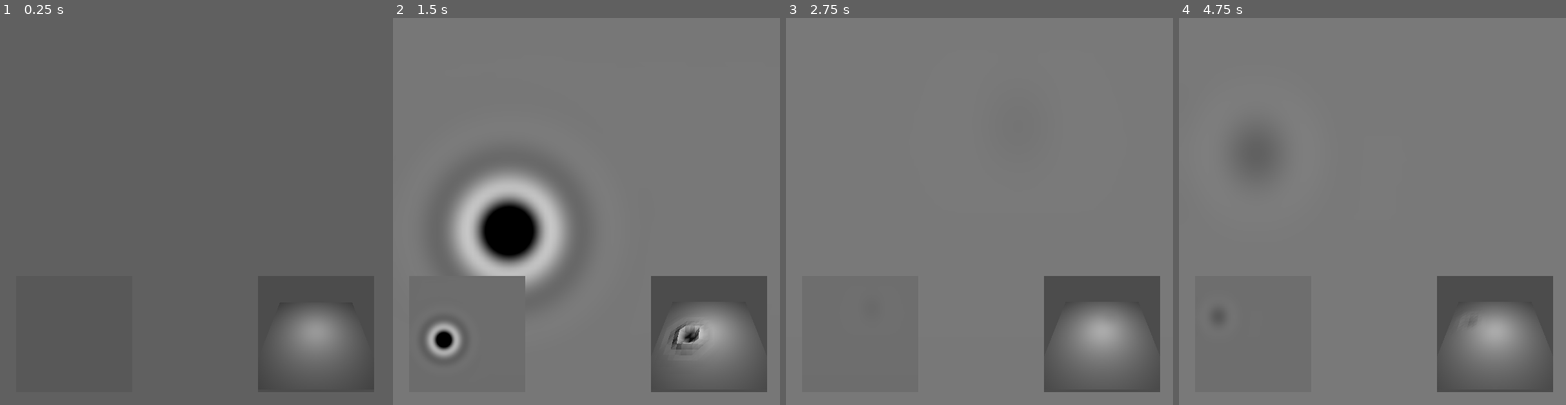
Above: before the commit, frames 1-4 (left to right).
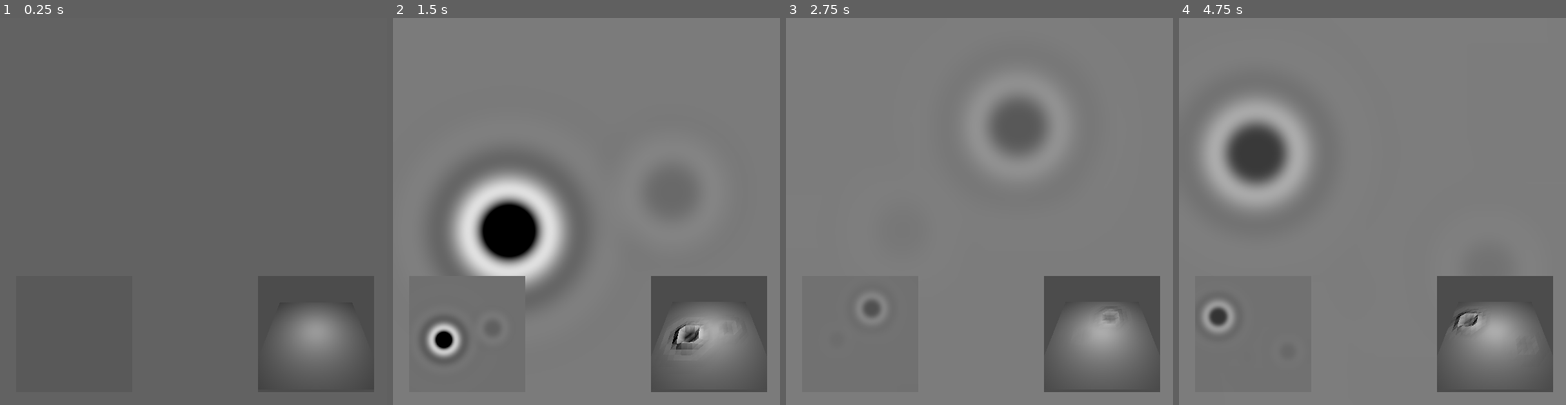
Above: after the commit, the same moments.

Repository: notapixelstudio/simulation-shader
Game: Godot game, scene res://Main.tscn
Same seed, same stepped clock (60 frames per second), same inputs: the game is played once before the commit and once after it.
Inputs (mouse positions are in pixels of both pictures, inside the frame that each line leads up to):
- Up to frame 1 (0.25 s): no input
- Up to frame 2 (1.5 s): tap Enter at 0.5 s; move the mouse to (671, 192) at 0.52 s; click (671, 192) at 0.67 s; move the mouse to (509, 230) at 1.27 s; click (509, 230) at 1.42 s
- Up to frame 3 (2.75 s): move the mouse to (1018, 126) at 2.02 s; click (1018, 126) at 2.17 s
- Up to frame 4 (4.75 s): move the mouse to (1353, 288) at 2.77 s; click (1353, 288) at 2.92 s; move the mouse to (1488, 269) at 3.52 s; click (1488, 269) at 3.67 s; move the mouse to (1256, 153) at 4.27 s; click (1256, 153) at 4.42 s

The runs differ from the first frame. In frame 2, 2.2% of the frame differs, in the area x 10-80%, y 43-87%; in frame 3, 0.8%; in frame 4, 5.4%, in the area x 6-78%, y 21-82%.

Commit message:
slower explosion fading

Diff:
--- a/explosion_simulation.gdshader
+++ b/explosion_simulation.gdshader
@@ -3,7 +3,7 @@
 uniform float width = 200.0;
 uniform float height = 200.0;
 
-uniform float blur = 3.0;
+uniform float blur = 1.0;
 
 uniform vec2 explosion_center = vec2(0.0,0.0);
 uniform float explosion_radius = 200.0;
@@ -17,7 +17,7 @@
 	COLOR = 0.5 - 0.96*(0.5-f);
 	if(explosion) {
 		float d = distance(UV, normalized_explosion_center)*explosion_radius;
-		vec3 new = -vec3(sin(d*0.2)/exp(d*0.1));
+		vec3 new = -vec3(sin(d*explosion_frequency)/exp(d*explosion_decay));
 		COLOR = clamp(COLOR + vec4(new,1.0), 0.0, 1.0);
 	}
 }
